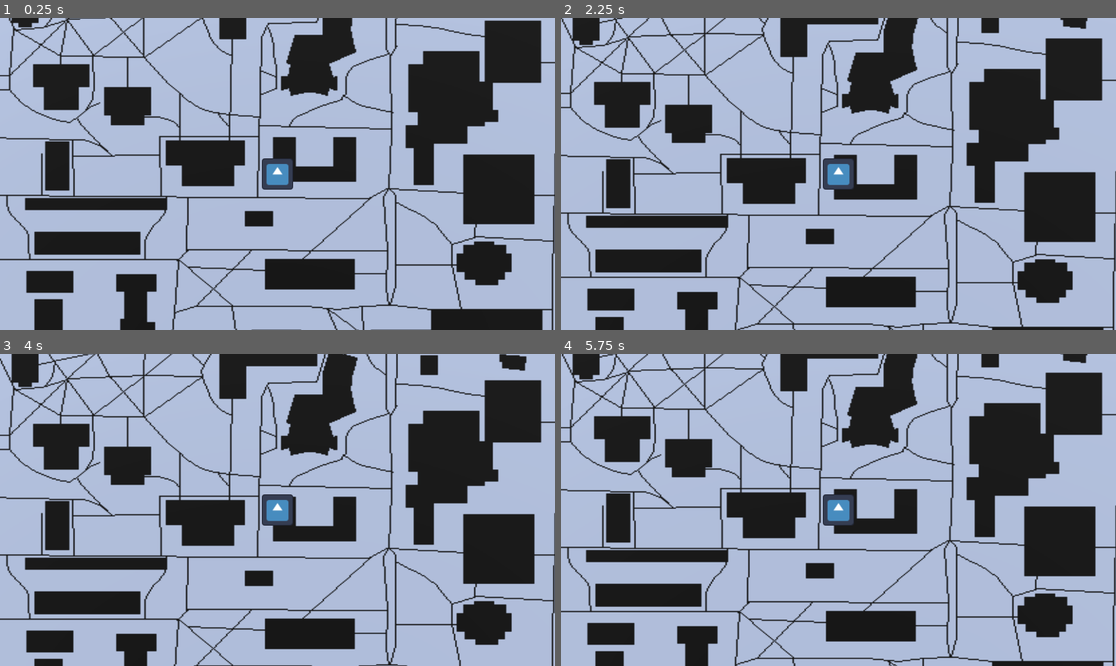
Above: before the commit, frames 1-4 (two rows, left to right).
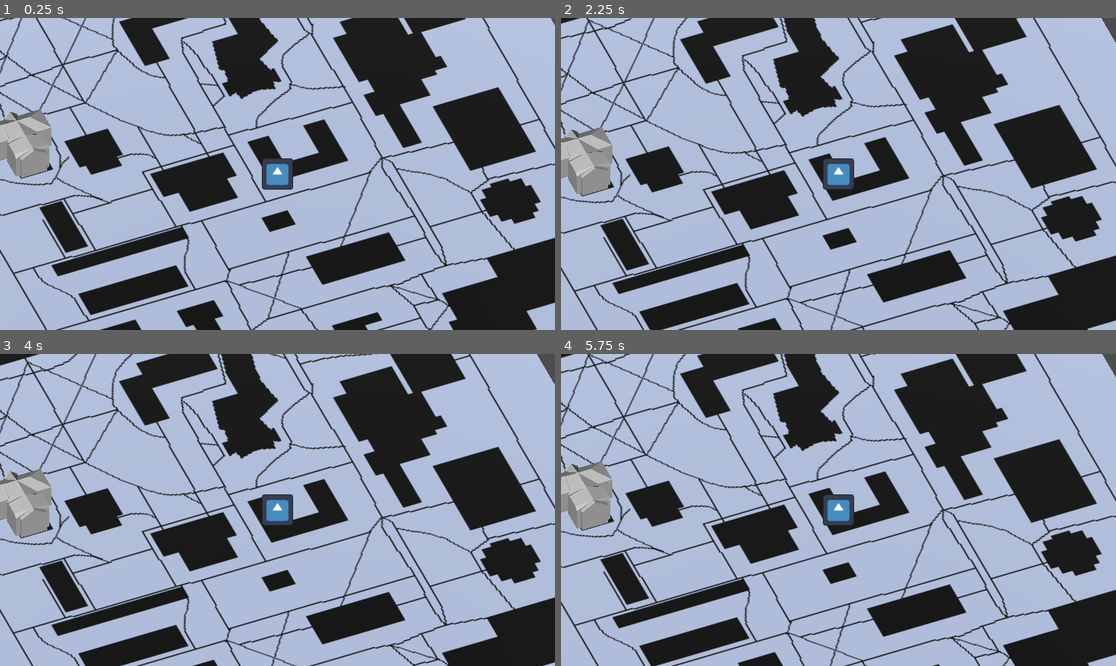
Above: after the commit, the same moments.

Repository: Sntx626/GeoBlazers
Game: Godot game, scene res://src/main_scene.tscn
Two runs of this game, one before a commit and one after it. Both use one fixed random seed, a clock stepped at 60 frames per second and the inputs below. The engine's default icon, where the game draws it, is replaced by a stand-in: a white triangle on a blue panel in a dark square.
Inputs:
- Up to frame 1 (0.25 s): no input
- Up to frame 2 (2.25 s): tap Enter at 0.5 s; tap Space at 2 s
- Up to frame 3 (4 s): tap Enter at 3.5 s
- Up to frame 4 (5.75 s): tap Space at 5 s

The runs differ from the first frame. In frame 1, 48% of the frame differs, in the area x 0-100%, y 0-100%; in frame 2, 48%; in frame 3, 49%; in frame 4, 48%.

Commit message:
feat: rotated char, added first building prototype

Diff:
--- /dev/null
+++ b/rsc/buildings/carnegie-hall/carnegie_hall_wip.tscn
@@ -0,0 +1,8 @@
+[gd_scene load_steps=2 format=3 uid="uid://dnklkxibjwi2r"]
+
+[ext_resource type="PackedScene" uid="uid://cgmi44egfxijg" path="res://rsc/Carnegie_Hall_WIP.dae" id="1_guk1a"]
+
+[node name="Carnegie_Hall_WIP" instance=ExtResource("1_guk1a")]
+
+[node name="Light" parent="." index="1"]
+visible = false
--- a/src/character.tscn
+++ b/src/character.tscn
@@ -44,7 +44,7 @@
 shape = SubResource("BoxShape3D_bgkvs")
 
 [node name="perspective" type="Marker3D" parent="."]
-transform = Transform3D(-4.37114e-08, 0, -1, 0, 1, 0, 1, 0, -4.37114e-08, 0, 0, 0)
+transform = Transform3D(-0.382683, 0, -0.92388, 0, 1, 0, 0.92388, 0, -0.382683, 0, 0, 0)
 
 [node name="Sprite3D" type="Sprite3D" parent="perspective"]
 transform = Transform3D(-3.49691e-08, -0.565685, 0.565685, 0, 0.565685, 0.565685, -0.8, 2.47269e-08, -2.47269e-08, 0, 0.5, -0.014)
--- a/src/main_scene.tscn
+++ b/src/main_scene.tscn
@@ -1,7 +1,8 @@
-[gd_scene load_steps=3 format=3 uid="uid://dionaam27v0vs"]
+[gd_scene load_steps=4 format=3 uid="uid://dionaam27v0vs"]
 
 [ext_resource type="PackedScene" uid="uid://jq8ltljr8q36" path="res://src/floor.tscn" id="1_ap5x5"]
 [ext_resource type="PackedScene" uid="uid://dgdrfnfjognx2" path="res://src/character.tscn" id="2_ed0ef"]
+[ext_resource type="PackedScene" uid="uid://dnklkxibjwi2r" path="res://rsc/buildings/carnegie-hall/carnegie_hall_wip.tscn" id="3_086eh"]
 
 [node name="main" type="Node3D"]
 
@@ -10,5 +11,7 @@
 [node name="floor" parent="." instance=ExtResource("1_ap5x5")]
 
 [node name="DirectionalLight3D" type="DirectionalLight3D" parent="."]
-transform = Transform3D(0.707107, -0.5, 0.5, 0, 0.707107, 0.707107, -0.707107, -0.5, 0.5, 13.0496, 7.1041, 5.54489)
-shadow_enabled = true
+transform = Transform3D(0.652165, 0.536042, -0.536042, 1.77636e-15, 0.707107, 0.707107, 0.758078, -0.46115, 0.46115, 2.97119, 7.1041, 5.54489)
+
+[node name="Carnegie_Hall_WIP" parent="." instance=ExtResource("3_086eh")]
+transform = Transform3D(0.45, 0, 0, 0, 0.45, 0, 0, 0, 0.45, -7.00442, 0.344991, -4.89303)
Not shown, added: rsc/buildings/carnegie-hall/Carnegie_Hall_WIP.dae
Not shown, added: rsc/buildings/carnegie-hall/Carnegie_Hall_WIP.dae.import
